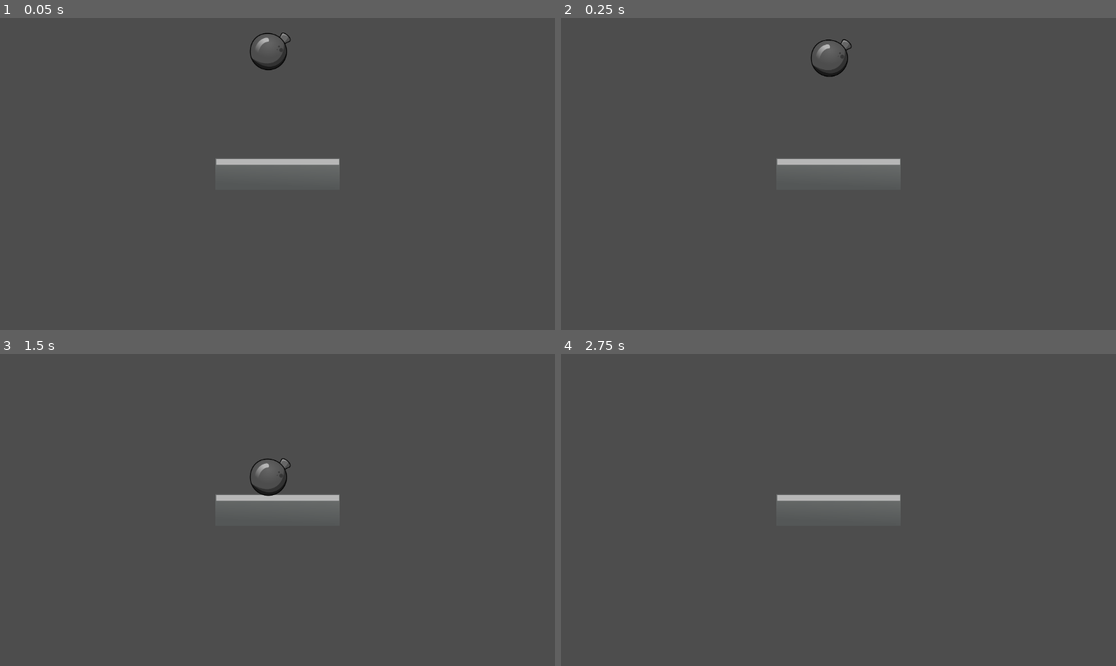
Above: before the commit, frames 1-4 (two rows, left to right).
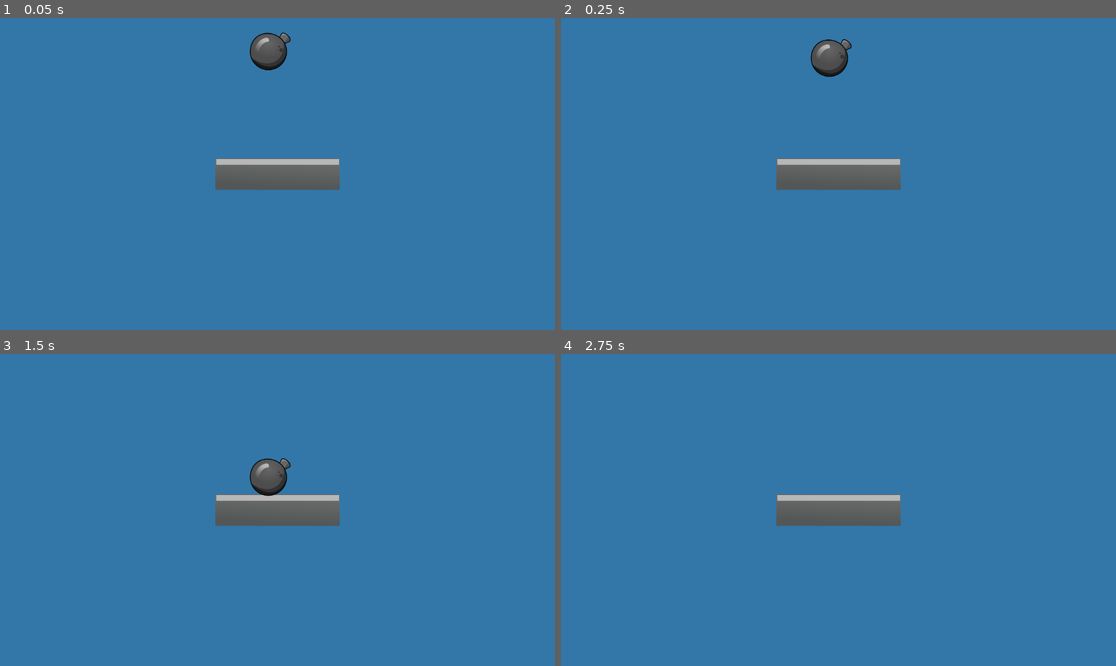
Above: after the commit, the same moments.

Repository: Chubby-Unicorn/godot_game
Game: Godot game, scene res://main.tscn
Same seed, same stepped clock (60 frames per second), same inputs: the game is played once before the commit and once after it.
Inputs (mouse positions are in pixels of both pictures, inside the frame that each line leads up to):
- Up to frame 1 (0.05 s): no input
- Up to frame 2 (0.25 s): no input
- Up to frame 3 (1.5 s): move the mouse to (399, 494) at 0.52 s; click (399, 494) at 0.67 s; move the mouse to (166, 525) at 1.27 s; click (166, 525) at 1.42 s
- Up to frame 4 (2.75 s): move the mouse to (894, 441) at 2.02 s; click (894, 441) at 2.17 s

The runs differ from the first frame. In frame 1, 97% of the frame differs, in the area x 0-100%, y 0-100%; in frame 2, 97%; in frame 3, 97%; in frame 4, 98%.

Commit message:
Changed Background color

Diff:
--- a/platform/project.godot
+++ b/platform/project.godot
@@ -14,3 +14,7 @@
 run/main_scene="res://main.tscn"
 config/features=PackedStringArray("4.3", "Forward Plus")
 config/icon="res://icon.svg"
+
+[rendering]
+
+environment/defaults/default_clear_color=Color(0.197747, 0.467685, 0.657216, 1)
Not shown, changed: Future Feature.txt
